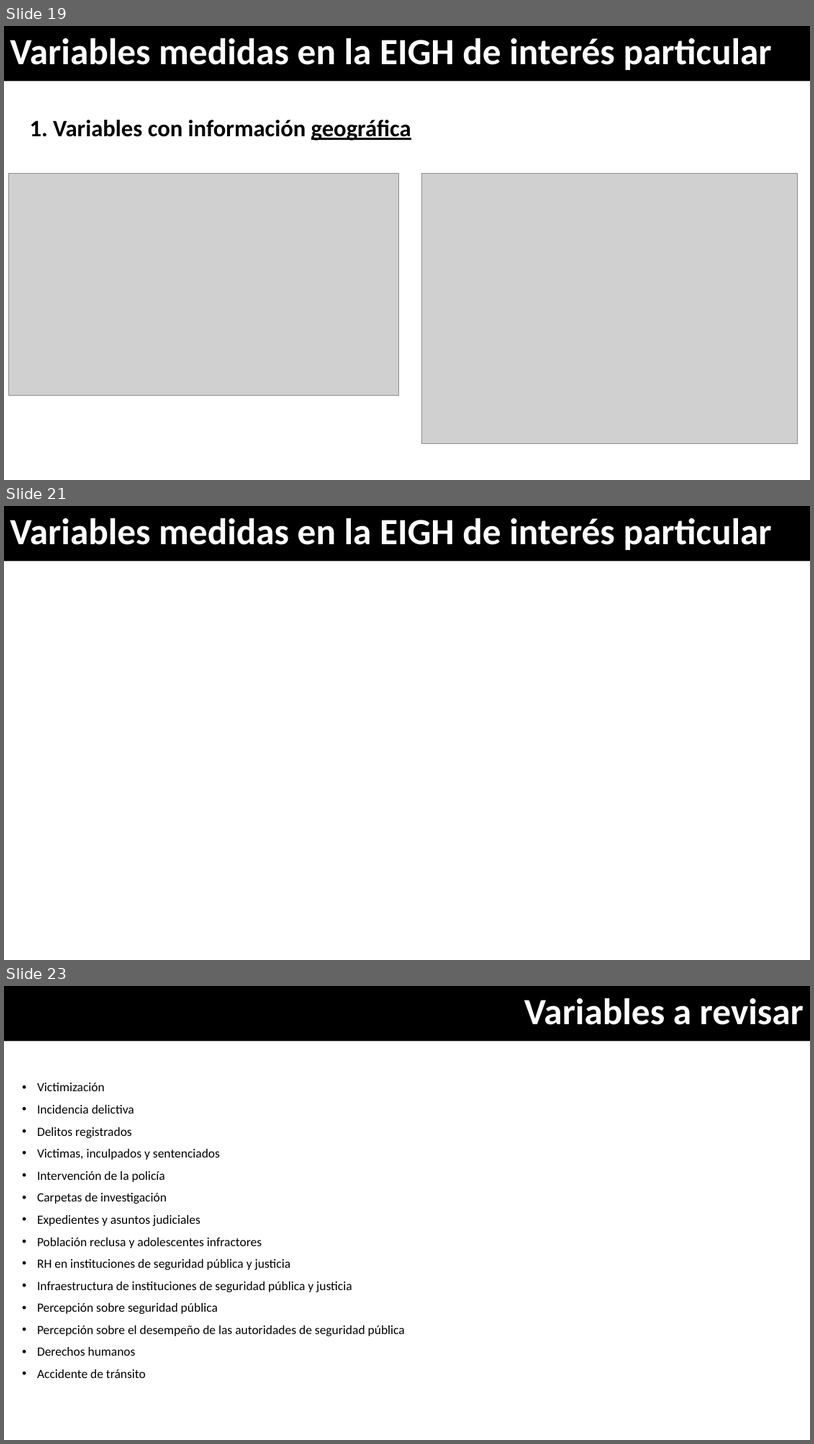
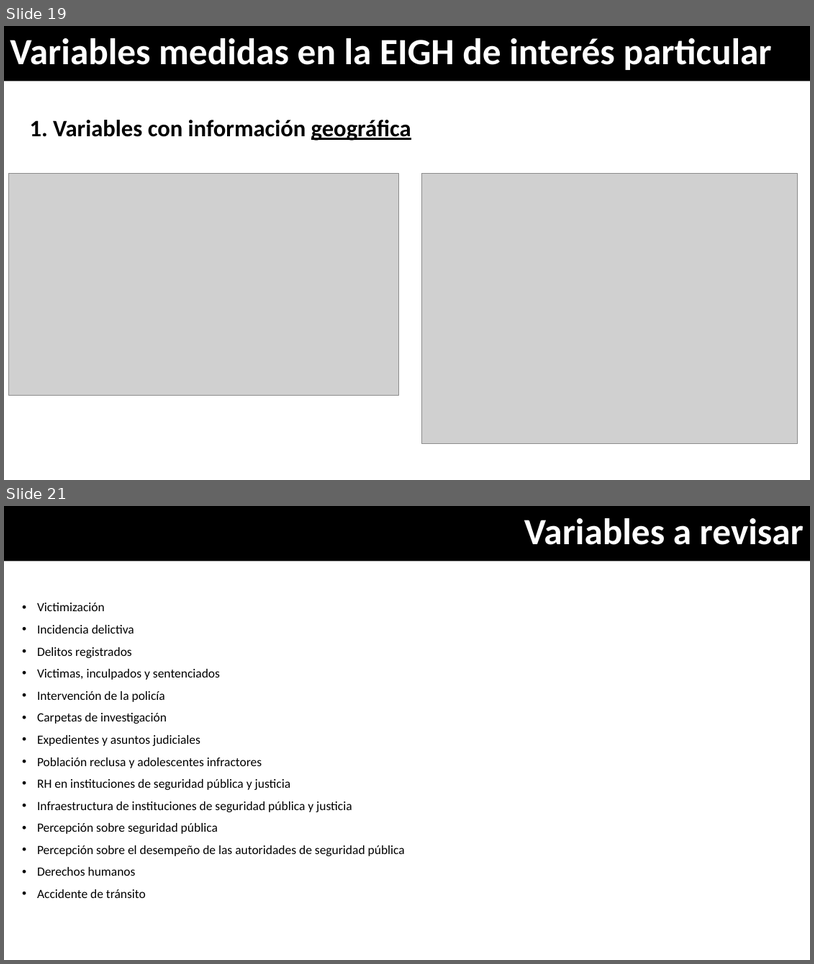
Before and after one commit to Adrifelcha/afchavez-019, a slide deck: Applied Cognitive Diagnostics/2020/Medición-PobrezaSeguridad.pptx. Shown one above the other, each under a label of ours: slides 19, 21 and 23 before the commit, slides 19 and 21 after it; the slides between them are not shown. The pictures are 814x1444 and 814x964 pixels, drawn with LibreOffice and Linux fonts; fonts in the diff are those of the drawing; grey boxes stand for pictures. Boxes give left, top, right and bottom in pixels: in the first picture for what was removed or moved away, otherwise in the second. Text is boxed around its words. In the diff, an @@ line names an element or a change of style, - is before the commit and + after.

```diff
--- a/Applied Cognitive Diagnostics/2020/Medición-PobrezaSeguridad.pptx
+++ b/Applied Cognitive Diagnostics/2020/Medición-PobrezaSeguridad.pptx
@@ slide 21 removed at (4, 506, 810, 960), background #FFFFFF @@
@@ rectangle removed at (4, 506, 810, 561) @@
-Variables medidas en la EIGH de interés particular
@@ what was slide 23 is now slide 21 @@
```
Also in this commit, not shown: 2 slides changed, 3 other slides removed, 34 other files.
